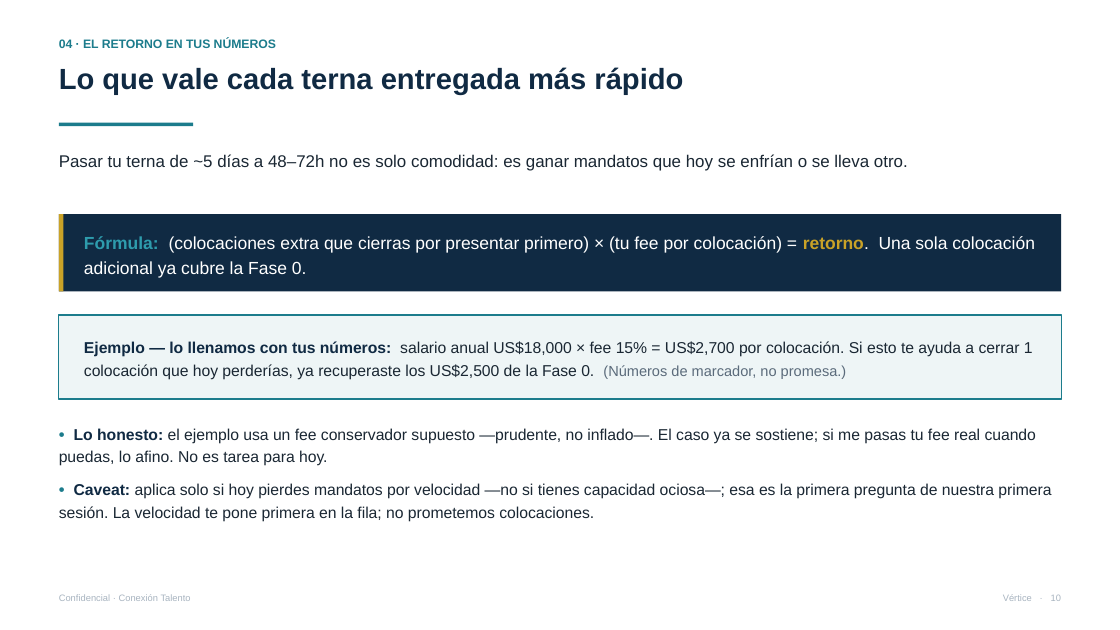
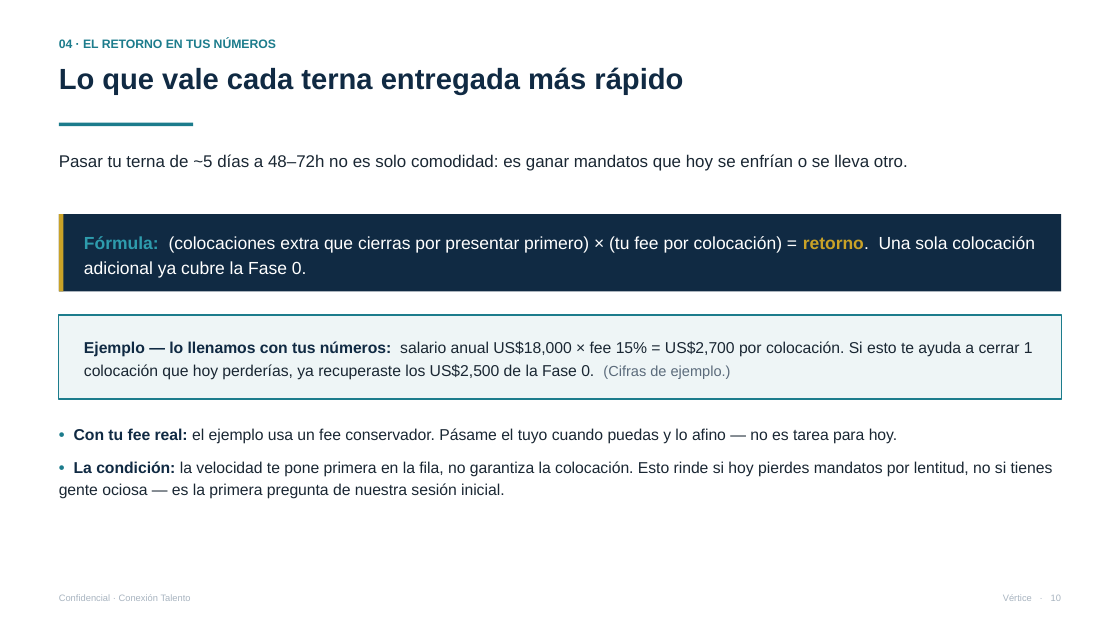
Before and after one commit to vverlaine/conexion-talento-ia, a slide deck: slide 10 of 04-propuesta/Presentacion-Conexion-Talento.pptx. Drawn at 1120x630 pixels with LibreOffice and Linux fonts; fonts in the diff are those of the drawing. Boxes give left, top, right and bottom in pixels: in the first picture for what was removed or moved away, otherwise in the second. Text is boxed around its words. In the diff, an @@ line names an element or a change of style, - is before the commit and + after.

```diff
--- a/04-propuesta/Presentacion-Conexion-Talento.pptx
+++ b/04-propuesta/Presentacion-Conexion-Talento.pptx
@@ text at [84,341,1033,380]: text changed @@
-Ejemplo — lo llenamos con tus números: salario anual US$18,000 × fee 15% = US$2,700 por colocación. Si esto te ayuda a cerrar 1 colocación que hoy perderías, ya recuperaste los US$2,500 de la Fase 0. (Números de marcador, no promesa.)
+Ejemplo — lo llenamos con tus números: salario anual US$18,000 × fee 15% = US$2,700 por colocación. Si esto te ayuda a cerrar 1 colocación que hoy perderías, ya recuperaste los US$2,500 de la Fase 0. (Cifras de ejemplo.)
@@ text at [59,428,1053,499]: text changed @@
-• Lo honesto: el ejemplo usa un fee conservador supuesto —prudente, no inflado—. El caso ya se sostiene; si me pasas tu fee real cuando puedas, lo afino. No es tarea para hoy.
-• Caveat: aplica solo si hoy pierdes mandatos por velocidad —no si tienes capacidad ociosa—; esa es la primera pregunta de nuestra primera sesión. La velocidad te pone primera en la fila; no prometemos colocaciones.
+• Con tu fee real: el ejemplo usa un fee conservador. Pásame el tuyo cuando puedas y lo afino — no es tarea para hoy.
+• La condición: la velocidad te pone primera en la fila, no garantiza la colocación. Esto rinde si hoy pierdes mandatos por lentitud, no si tienes gente ociosa — es la primera pregunta de nuestra sesión inicial.
```
Also in this commit, not shown: 4 other slides changed, 4 other files.
